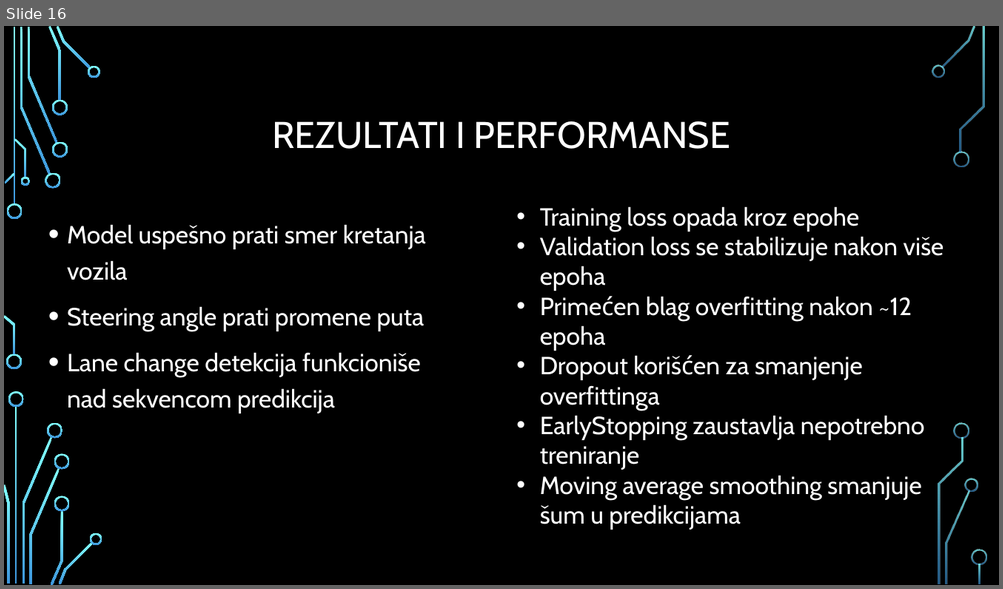
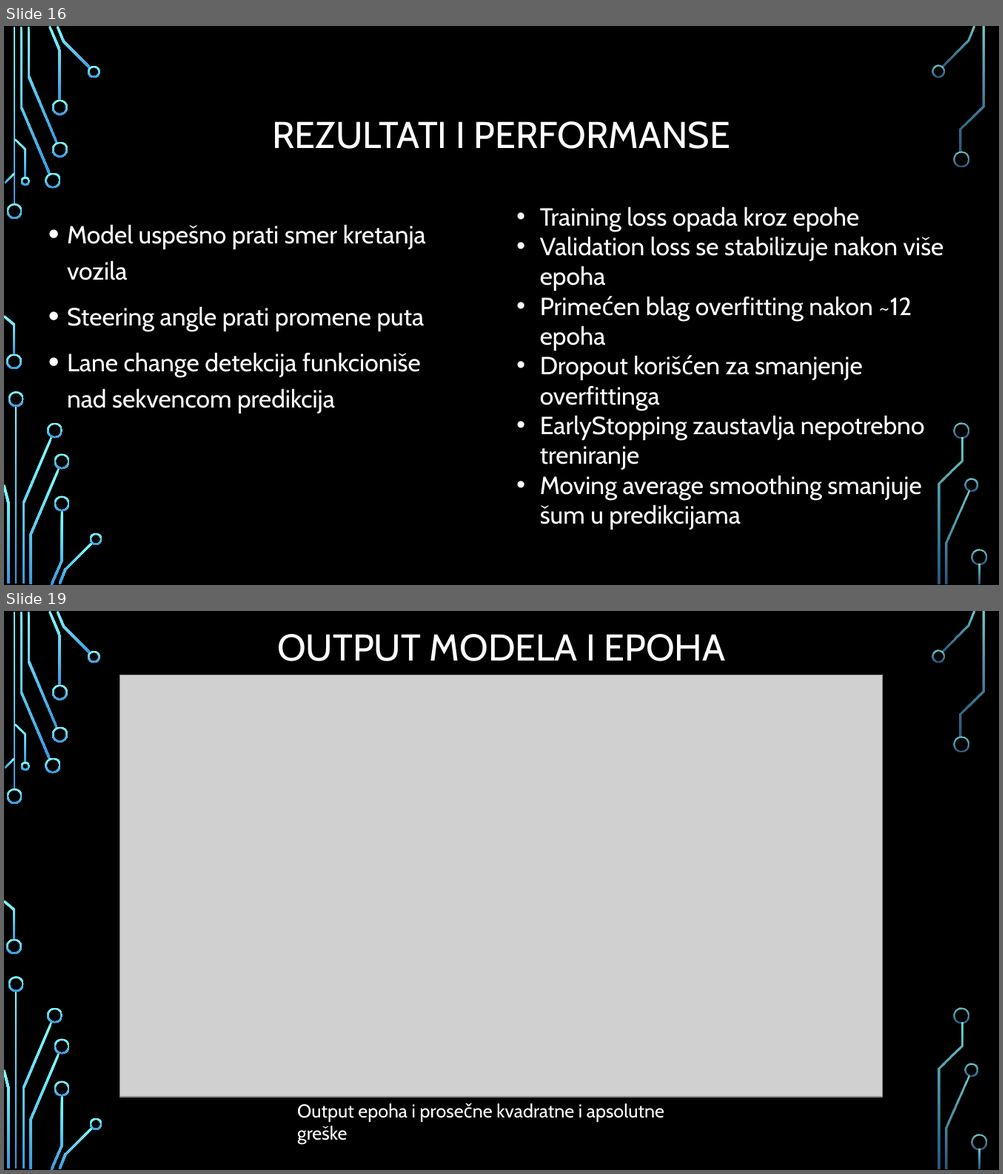
Before and after one commit to jglintic/duboko_ucenje, a slide deck: dubuko_ucenje_projekat_ppt.pptx. Shown one above the other, each under a label of ours: slide 16 before the commit, slides 16 and 19 after it; the slides between them are not shown. The pictures are 1003x589 and 1003x1174 pixels, drawn with LibreOffice and Linux fonts; fonts in the diff are those of the drawing; grey boxes stand for pictures; background and template pictures are left out. Boxes give left, top, right and bottom in pixels: in the first picture for what was removed or moved away, otherwise in the second. Text is boxed around its words. In the diff, an @@ line names an element or a change of style, - is before the commit and + after.

Commit message:
Presentation and output updates

```diff
--- a/dubuko_ucenje_projekat_ppt.pptx
+++ b/dubuko_ucenje_projekat_ppt.pptx
@@ slide 19 added at box(4, 611, 999, 1170), background picture (left out); not listed: 36 template elements that a slide beside it also shows @@
@@ title added at box(277, 634, 725, 661), 36 pt, text #FFFFFF @@
+OUTPUT MODELA I EPOHA
@@ picture added at box(119, 675, 882, 1096) @@
@@ text added at box(297, 1104, 664, 1145), 18 pt, text #FFFFFF @@
+Output epoha i prosečne kvadratne i apsolutne greške
```
Also in this commit, not shown: 14 slides changed, 1 slide removed.
